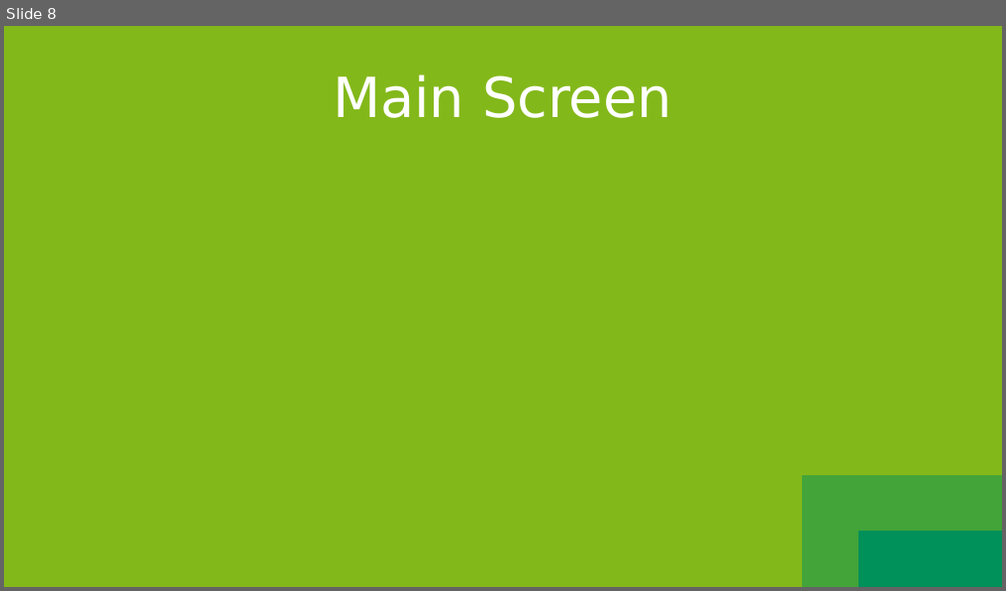
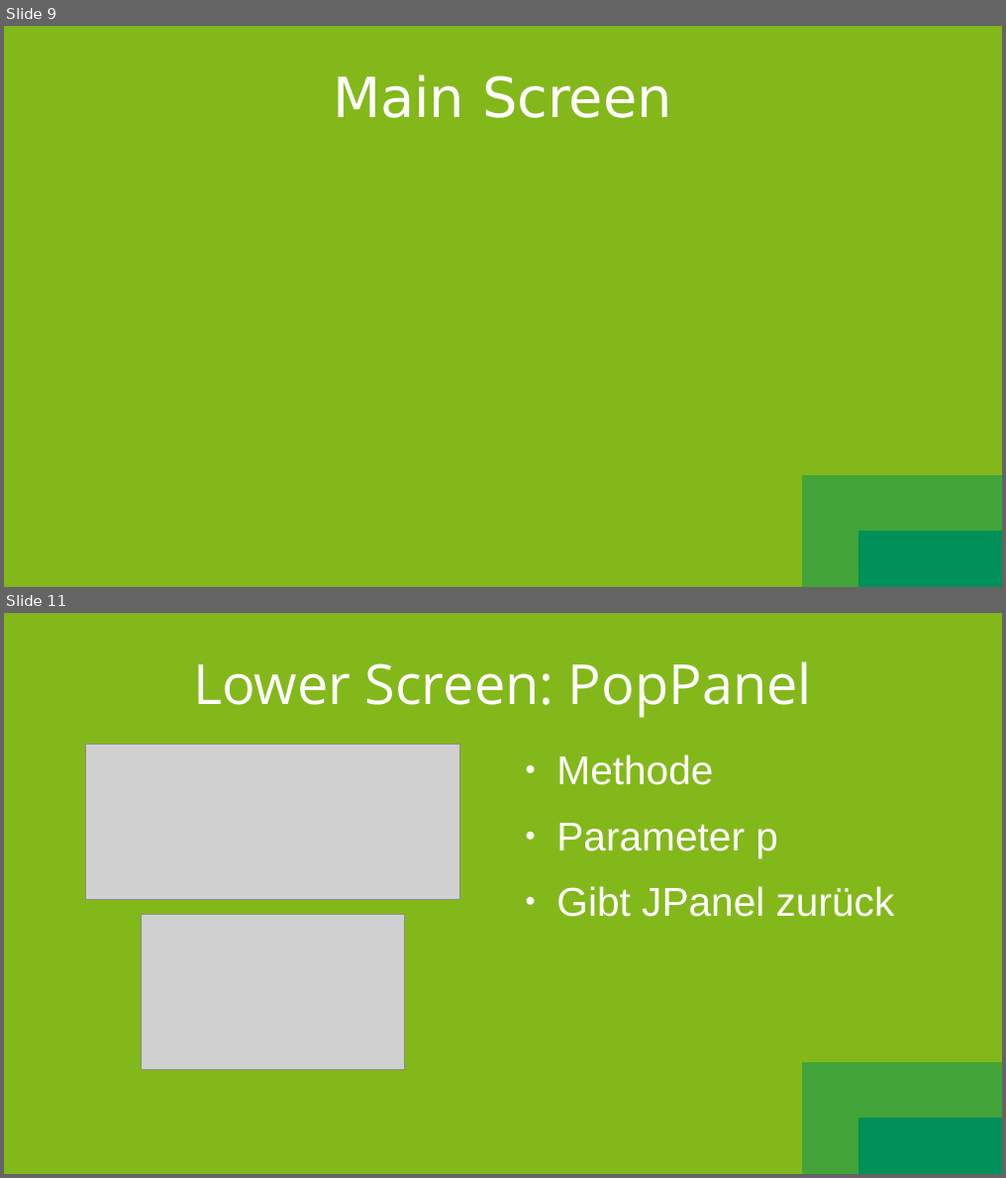
Before and after one commit to SootDan/LanchesterModell, a slide deck: Prasentation.odp. Shown one above the other, each under a label of ours: slide 8 before the commit, slides 9 and 11 after it; the slides between them are not shown. The pictures are 1006x591 and 1006x1178 pixels, drawn with LibreOffice and Linux fonts; fonts in the diff are those of the drawing; grey boxes stand for pictures. Boxes give left, top, right and bottom in pixels: in the first picture for what was removed or moved away, otherwise in the second. Text is boxed around its words. In the diff, an @@ line names an element or a change of style, - is before the commit and + after.

```diff
--- a/Prasentation.odp
+++ b/Prasentation.odp
@@ slide 11 added at [4, 613, 1002, 1174], background gradient #009059 to #42A439 to #83B81A @@
@@ title added at [193, 662, 812, 718], 44 pt, text #FFFFFF @@
+Lower Screen: PopPanel
@@ picture added at [85, 745, 459, 899] @@
@@ text added at [556, 755, 895, 917], 32 pt, text #FFFFFF @@
+● Methode
+● Parameter p
+● Gibt JPanel zurück
@@ picture added at [142, 915, 405, 1069] @@
@@ what was slide 8 is now slide 9 @@
```
Also in this commit, not shown: 6 other slides added, 1 slide removed.
